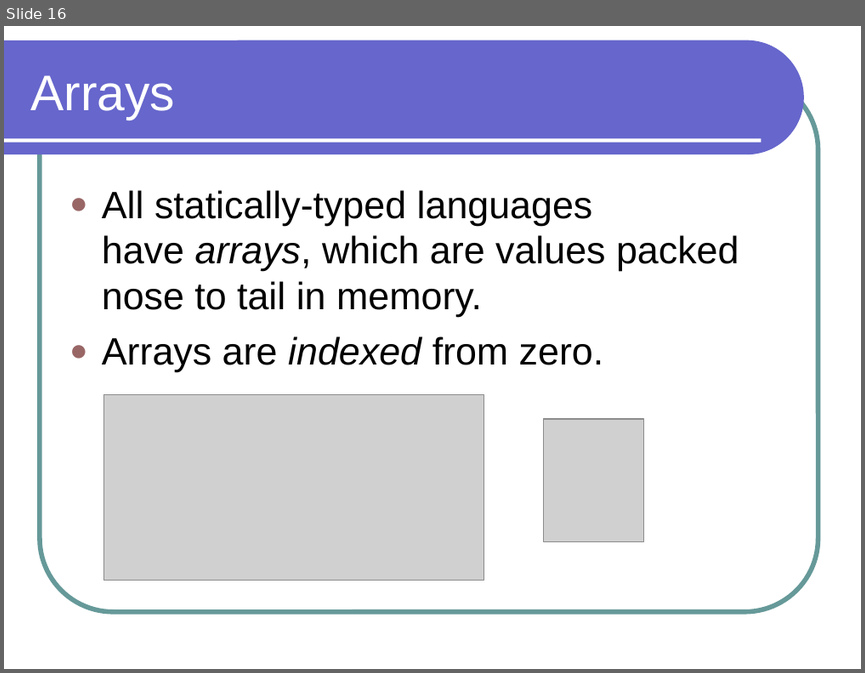
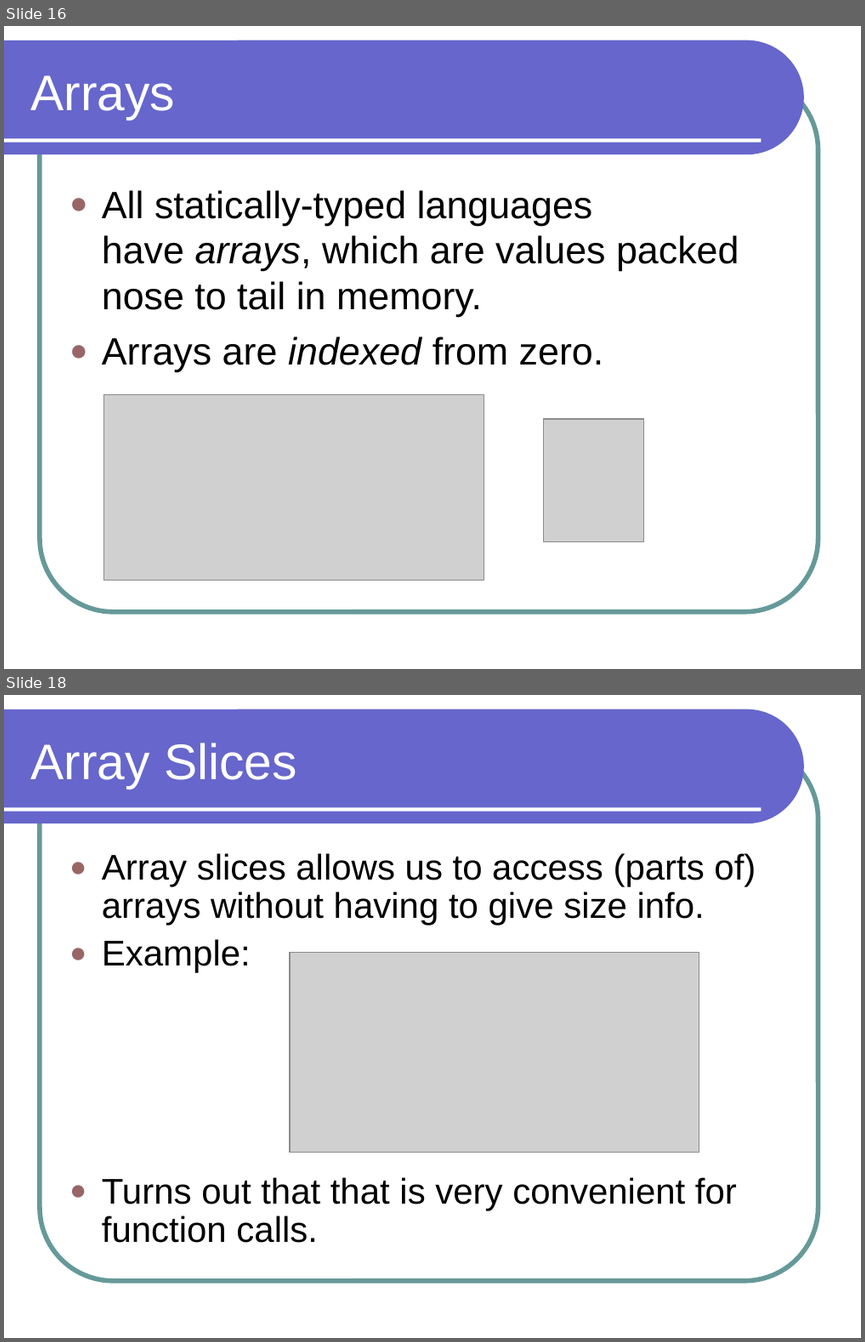
Before and after one commit to lutzhamel/CSC301, a slide deck: notes/csc301-ln002.ppt. Shown one above the other, each under a label of ours: slide 16 before the commit, slides 16 and 18 after it; the slides between them are not shown. The pictures are 865x673 and 865x1342 pixels, drawn with LibreOffice and Linux fonts; fonts in the diff are those of the drawing; grey boxes stand for pictures. Boxes give left, top, right and bottom in pixels: in the first picture for what was removed or moved away, otherwise in the second. Text is boxed around its words. In the diff, an @@ line names an element or a change of style, - is before the commit and + after.

```diff
--- a/notes/csc301-ln002.ppt
+++ b/notes/csc301-ln002.ppt
@@ slide 18 added at (4, 695, 861, 1338), background #FFFFFF; not listed: 3 template elements that a slide beside it also shows @@
@@ title added at (31, 743, 297, 789), 42 pt, text #FFFFFF @@
+Array Slices
@@ text added at (102, 853, 755, 1242), 30 pt, text #000000 @@
+● Array slices allows us to access (parts of) arrays without having to give size info.
+● Example:
+● Turns out that that is very convenient for function calls.
@@ picture added at (290, 952, 698, 1151) @@
```
Also in this commit, not shown: 5 other slides added, 2 other files.
